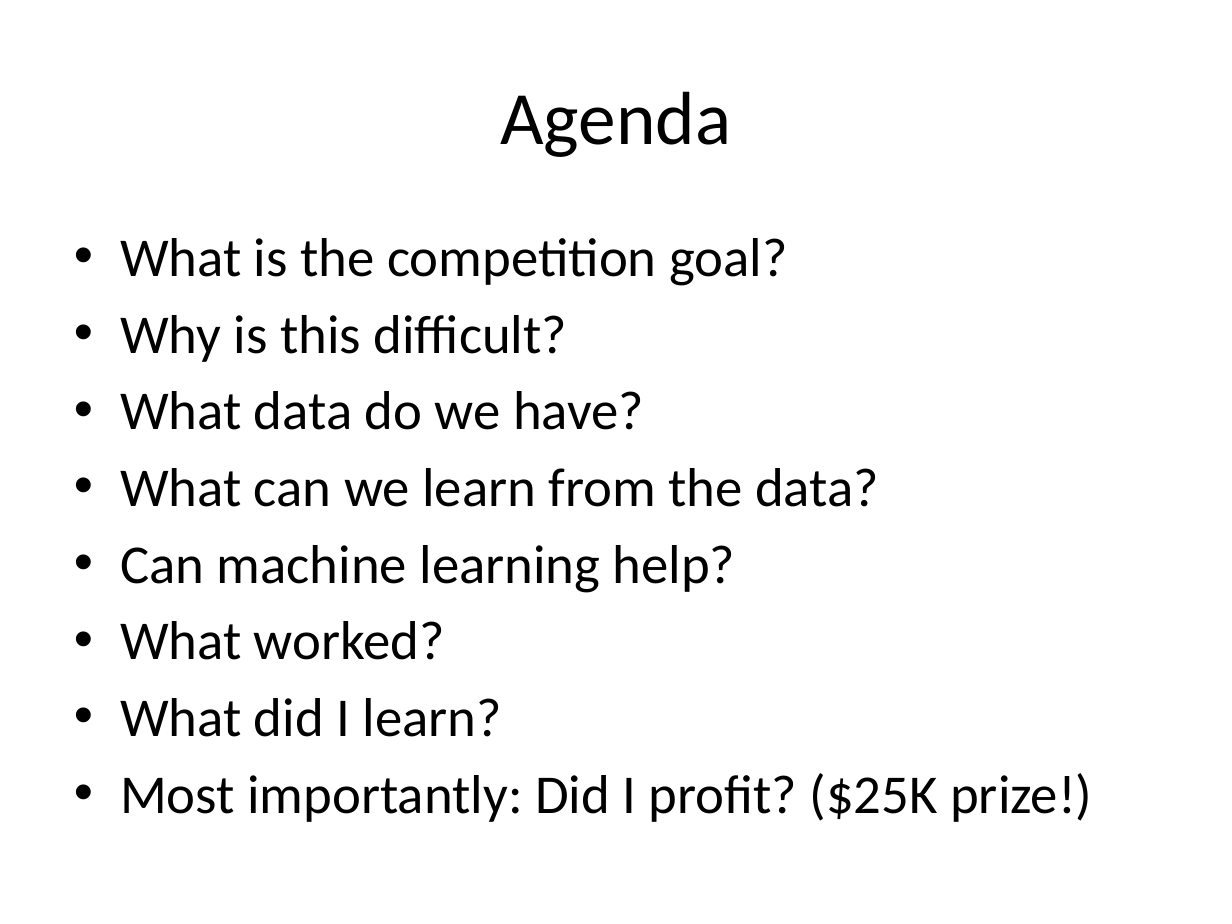
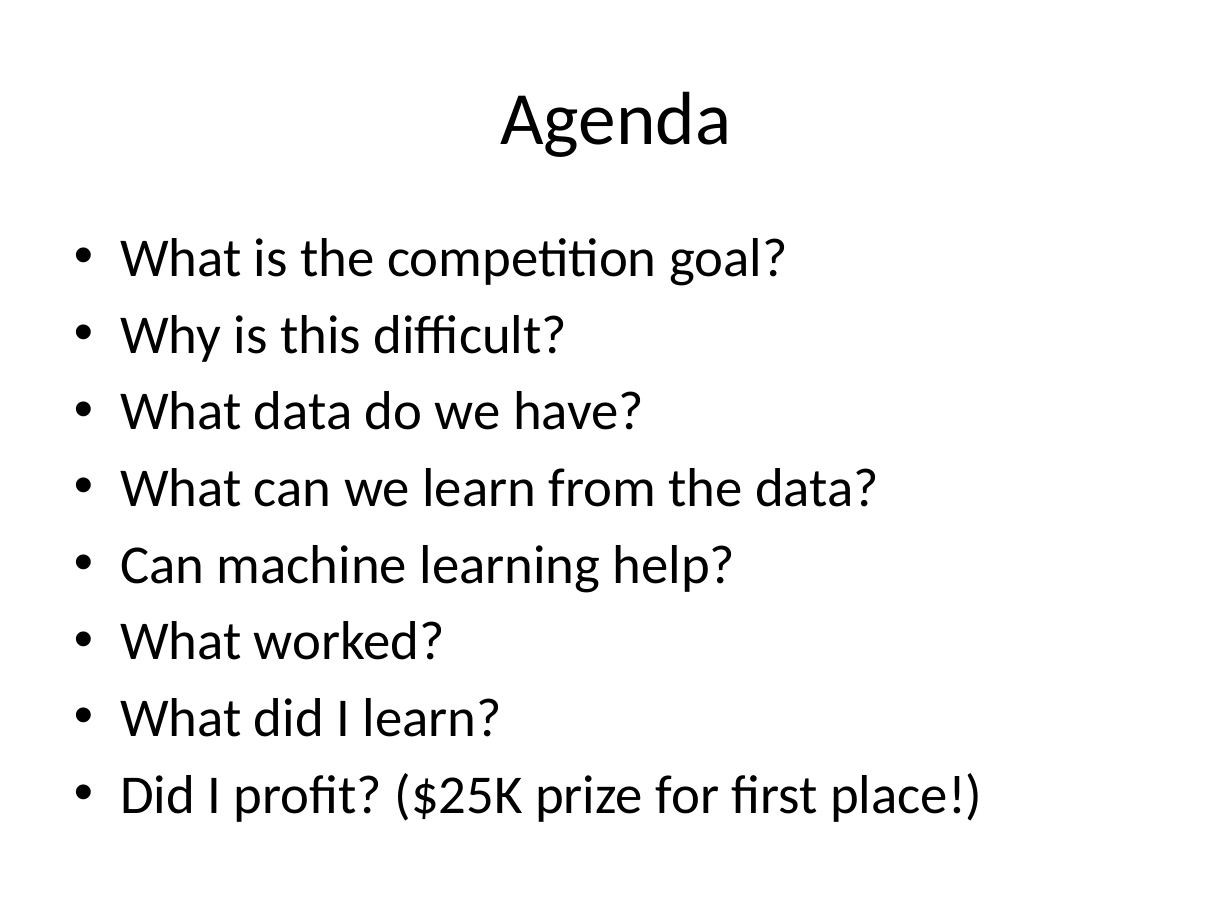
Before and after one commit to justmarkham/kaggle-allstate, a slide deck: slide 2 of allstate-presentation.pptx. Drawn at 1232x924 pixels with LibreOffice and Linux fonts; fonts in the diff are those of the drawing. Boxes give left, top, right and bottom in pixels: in the first picture for what was removed or moved away, otherwise in the second. Text is boxed around its words. In the diff, an @@ line names an element or a change of style, - is before the commit and + after.

```diff
--- a/allstate-presentation.pptx
+++ b/allstate-presentation.pptx
@@ text at <box>120,773,982,822</box>: text changed @@
-• Most importantly: Did I profit? ($25K prize!)
+• Did I profit? ($25K prize for first place!)
```
Also in this commit, not shown: 4 other slides changed, 1 other file.
